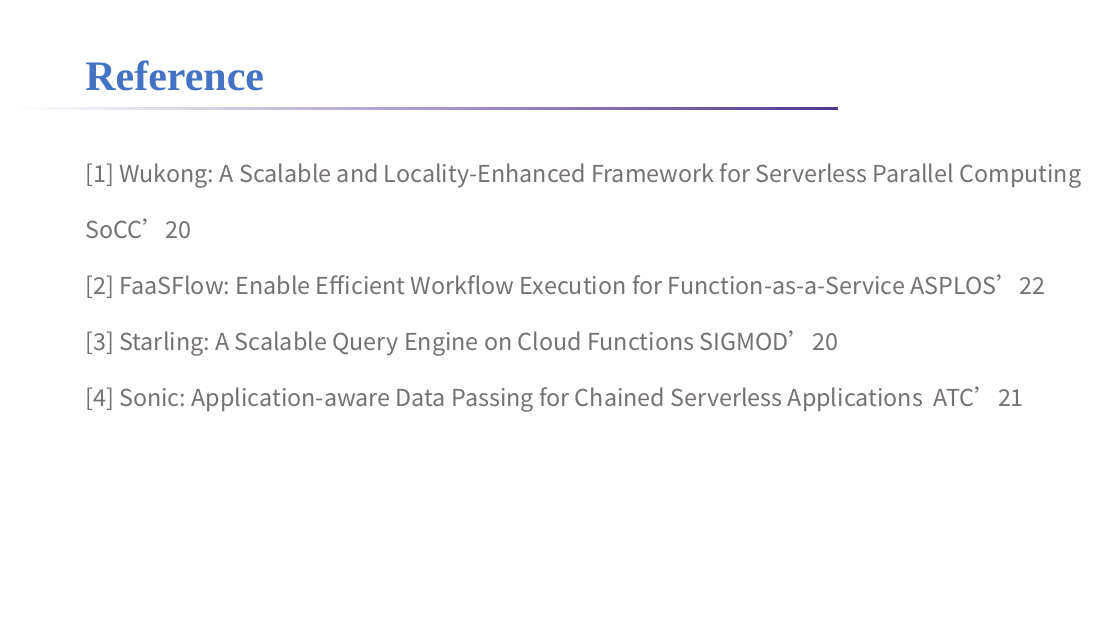
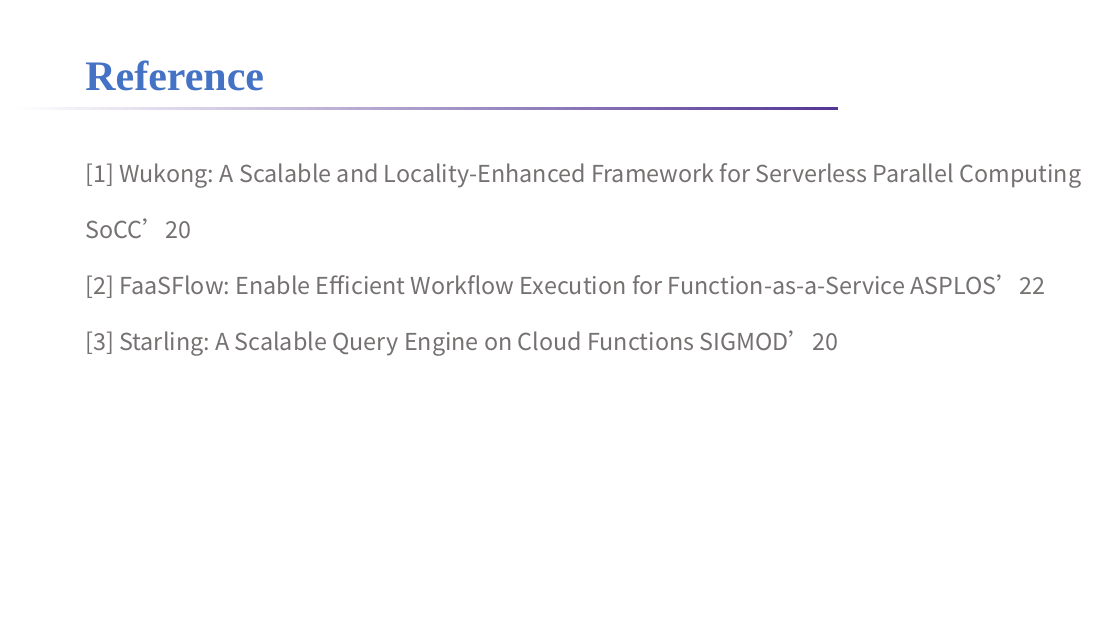
Before and after one commit to lt2000/ADSL, a slide deck: slide 17 of meeting/利用调度解决Serverless的IO时延问题.pptx (slide 11 before the commit). Drawn at 1120x630 pixels with LibreOffice and Linux fonts; fonts in the diff are those of the drawing; background and template pictures are left out. Boxes give left, top, right and bottom in pixels: in the first picture for what was removed or moved away, otherwise in the second. Text is boxed around its words. In the diff, an @@ line names an element or a change of style, - is before the commit and + after.

```diff
--- a/meeting/利用调度解决Serverless的IO时延问题.pptx
+++ b/meeting/利用调度解决Serverless的IO时延问题.pptx
@@ text at bbox=[85, 386, 1024, 412]: paragraph removed @@
-[4] Sonic: Application-aware Data Passing for Chained Serverless Applications ATC’21
```
Also in this commit, not shown: 2 other slides changed, 7 slides added, 1 slide removed, 2 other files.
